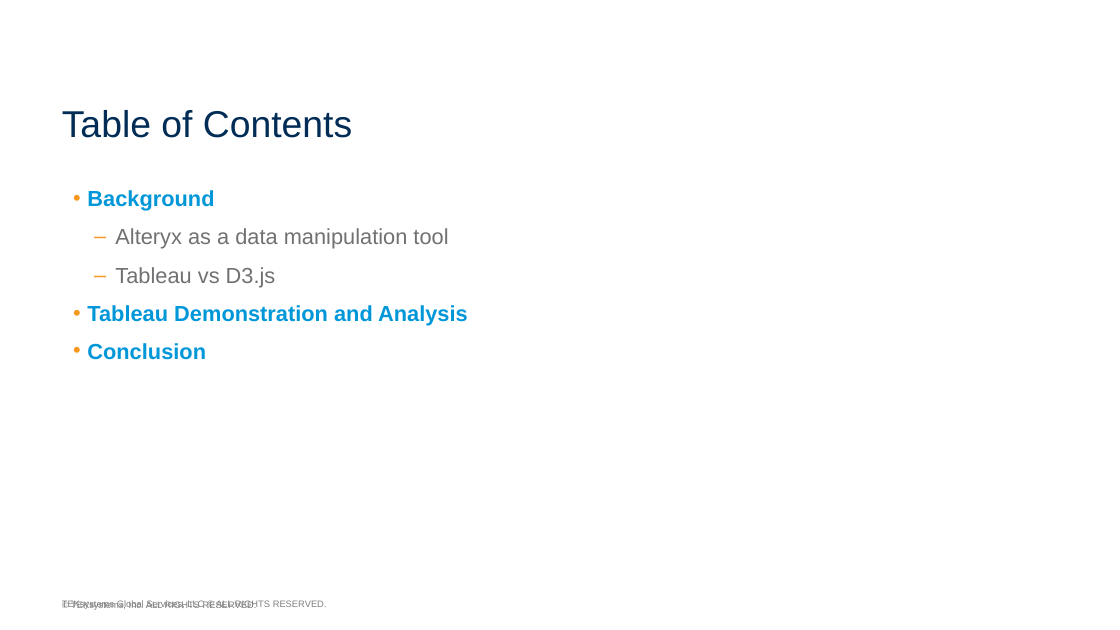
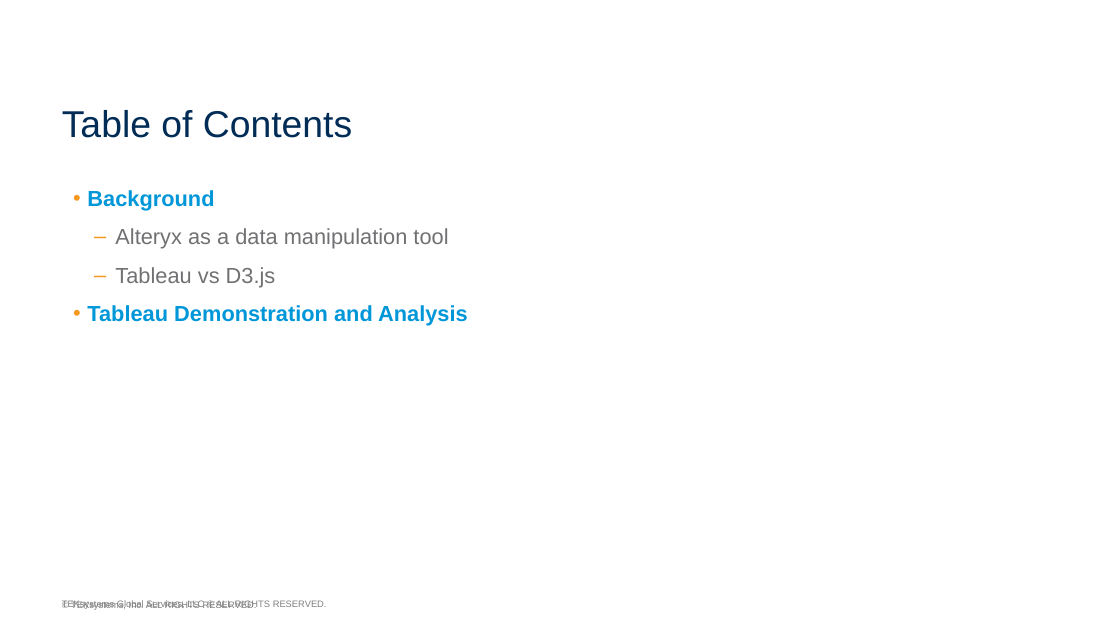
Before and after one commit to tianiachan/NursingHome_Analysis, a slide deck: slide 3 of InformatiTekRFP.pptx. Drawn at 1120x630 pixels with LibreOffice and Linux fonts; fonts in the diff are those of the drawing; background and template pictures are left out. Boxes give left, top, right and bottom in pixels: in the first picture for what was removed or moved away, otherwise in the second. Text is boxed around its words. In the diff, an @@ line names an element or a change of style, - is before the commit and + after.

```diff
--- a/InformatiTekRFP.pptx
+++ b/InformatiTekRFP.pptx
@@ text at (87, 343, 206, 360): paragraph removed @@
-• Conclusion
```
Also in this commit, not shown: 2 other slides changed, 2 other files.
